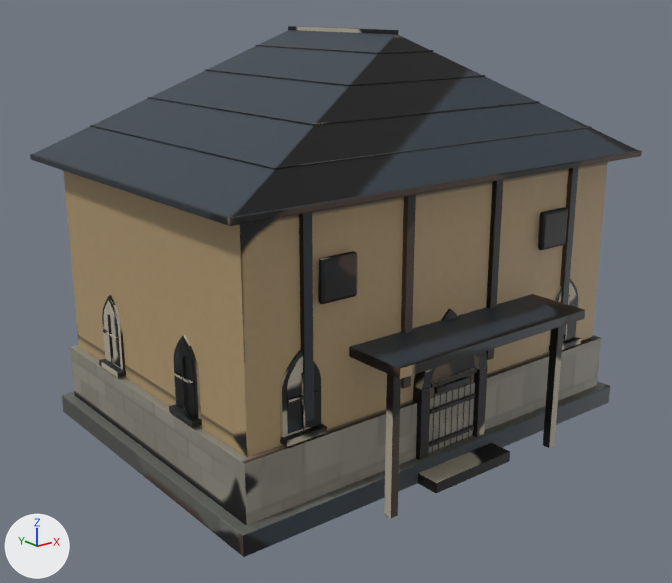
The FBX model Assets/Models/Kingdom/City/Models/Granary.fbx: old version first, new version second.
One viewpoint serves both versions: a 50 mm camera at (-13.92, -17.28, 10.07) aimed at (-0.56, -0.57, 3.39). The lights are fixed; the arrows at lower left show +X, +Y and +Z. The picture after the commit comes second. Where no turn or scale is listed for an object, it has been applied to the vertices. Vertices at exactly the same position are counted once.

In view in the first picture: 'Granary.001'.
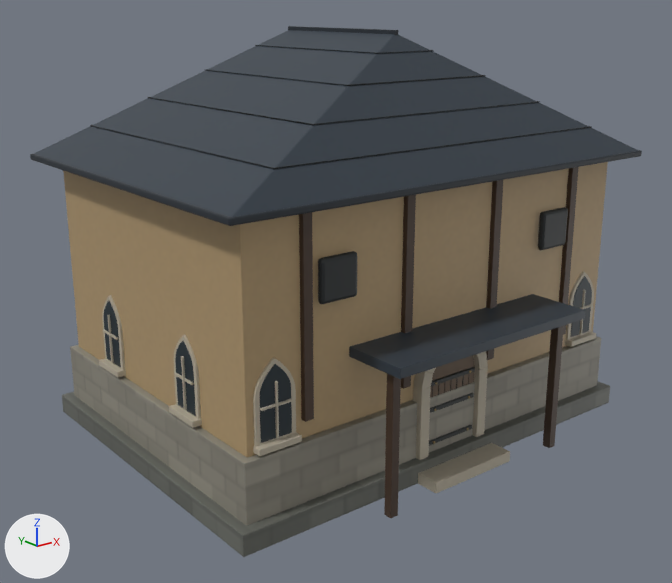
What differs and where, as boxes [x1, y1, x2, y2] in the pictures (672 x 583 px; the box of a moved part takes in the faces that stretch with it):
part 1 of me_cube_071, moved or reshaped (not visible afterwards): before [432, 387, 435, 453]
part 2 of me_cube_071, moved or reshaped (not visible afterwards): before [438, 385, 441, 450]
part 3 of me_cube_071, moved or reshaped (not visible afterwards): before [444, 382, 448, 448]
part 4 of me_cube_071, moved or reshaped (not visible afterwards): before [450, 380, 454, 446]
part 5 of me_cube_071, moved or reshaped (not visible afterwards): before [456, 378, 460, 443]
part 6 of me_cube_071, moved or reshaped (not visible afterwards): before [462, 376, 466, 441]
part 7 of me_cube_071, moved or reshaped (not visible afterwards): before [468, 374, 472, 438]
part 8 of me_cube_071, moved or reshaped: before [280, 350, 321, 437]; after [253, 358, 296, 447]
part 9 of me_cube_071, moved or reshaped: before [287, 356, 317, 434]; after [260, 364, 292, 443]
part 10 of me_cube_071, moved or reshaped: before [280, 424, 327, 447]; after [253, 432, 302, 456]
part 11 of me_cube_071, moved or reshaped: before [301, 373, 305, 430]; after [275, 381, 279, 438]
part 12 of me_cube_071, moved or reshaped: before [287, 390, 319, 402]; after [260, 399, 293, 411]
part 13 of me_cube_071, moved or reshaped: before [549, 279, 578, 345]; after [566, 271, 594, 340]
part 14 of me_cube_071, moved or reshaped: before [558, 283, 576, 340]; after [571, 276, 592, 337]
part 15 of me_cube_071, moved or reshaped: before [548, 337, 581, 351]; after [565, 332, 596, 347]
part 16 of me_cube_071, moved or reshaped: before [564, 295, 570, 340]; after [579, 289, 586, 334]
part 17 of me_cube_071, deleted (mostly hidden): before [441, 309, 458, 321]
part 18 of me_cube_071, deleted: before [435, 377, 469, 394]
part 19 of me_cube_071, moved or reshaped: before [429, 368, 477, 447]; after [429, 367, 475, 446]
part 20 of me_cube_071, surface changed (lighter): [62, 26, 640, 557] in both

The edits, one by one:
me_cube_071 is used by ob_granary_001; location (0.0, 0.0, 0.0).
me_cube_071 had 5790 vertices, 11220 faces and spanned x -5.86..5.86, y -5.3..4.36, z 0.0..9.46.
me_cube_071 now has 5346 vertices, 10352 faces and spans x -5.86..5.86, y -5.3..4.36, z 0.0..9.46.
me_cube_071 part 1: the loose piece of 8 vertices spanning x -0.58..-0.56, y -4.01..-4.0, z 0.18..2.14 is moved by (0.0, 0.06, 0.0).
me_cube_071 part 2: the loose piece of 8 vertices spanning x -0.39..-0.37, y -4.01..-4.0, z 0.18..2.14 is moved by (0.0, 0.06, 0.0).
me_cube_071 part 3: the loose piece of 8 vertices spanning x -0.2..-0.18, y -4.01..-4.0, z 0.18..2.14 is moved by (0.0, 0.06, 0.0).
me_cube_071 part 4: the loose piece of 8 vertices spanning x -0.01..0.01, y -4.01..-4.0, z 0.18..2.14 is moved by (0.0, 0.06, 0.0).
me_cube_071 part 5: the loose piece of 8 vertices spanning x 0.18..0.2, y -4.01..-4.0, z 0.18..2.14 is moved by (0.0, 0.06, 0.0).
me_cube_071 part 6: the loose piece of 8 vertices spanning x 0.37..0.39, y -4.01..-4.0, z 0.18..2.14 is moved by (0.0, 0.06, 0.0).
me_cube_071 part 7: the loose piece of 8 vertices spanning x 0.56..0.58, y -4.01..-4.0, z 0.18..2.14 is moved by (0.0, 0.06, 0.0).
me_cube_071 part 8: the loose piece of 138 vertices spanning x -4.5..-3.55, y -3.85..-3.7, z 1.93..3.68 is moved by (-0.63, 0.0, 0.0).
me_cube_071 part 9: the loose piece of 138 vertices spanning x -4.39..-3.67, y -3.87..-3.84, z 2.05..3.57 is moved by (-0.63, 0.0, 0.0).
me_cube_071 part 10: the loose piece of 56 vertices spanning x -4.53..-3.53, y -4.01..-3.71, z 1.86..2.0 is moved by (-0.63, 0.0, 0.0).
me_cube_071 part 11: the loose piece of 56 vertices spanning x -4.05..-4.01, y -3.92..-3.86, z 2.06..3.23 is moved by (-0.63, 0.0, 0.0).
me_cube_071 part 12: the loose piece of 56 vertices spanning x -4.39..-3.67, y -3.92..-3.86, z 2.73..2.77 is moved by (-0.63, 0.0, 0.0).
me_cube_071 part 13: the loose piece of 138 vertices spanning x 3.55..4.5, y -3.85..-3.7, z 1.93..3.68 is moved by (0.63, 0.0, 0.0).
me_cube_071 part 14: the loose piece of 138 vertices spanning x 3.67..4.39, y -3.87..-3.84, z 2.05..3.57 is moved by (0.63, 0.0, 0.0).
me_cube_071 part 15: the loose piece of 56 vertices spanning x 3.53..4.53, y -4.01..-3.71, z 1.86..2.0 is moved by (0.63, 0.0, 0.0).
me_cube_071 part 16: the loose piece of 56 vertices spanning x 4.01..4.05, y -3.92..-3.86, z 2.06..3.23 is moved by (0.63, 0.0, 0.0).
me_cube_071 part 17: the loose piece of 138 vertices spanning x -0.48..0.48, y -3.85..-3.7, z 1.93..3.68 is deleted.
me_cube_071 part 18: the loose piece of 56 vertices spanning x -0.5..0.5, y -4.01..-3.71, z 1.86..2.0 is deleted.
me_cube_071 part 19: 108 vertices moved from x -0.7..0.7, y -4.05..-4.0, z 0.67..2.19 to x -0.7..0.7, y -3.99..-3.94, z 0.67..2.19; 48 vertices removed from x -0.7..0.7, y -4.05..-4.01, z 0.67..2.19; 48 vertices added at x -0.7..0.7, y -3.99..-3.94, z 0.67..2.19.
me_cube_071 part 20: 7427 kept faces spanning x -5.86..5.86, y -5.3..4.36, z 0.0..9.46 get new texture (UV) coordinates.
Other edits to the shape of me_cube_071 do not show in these pictures.
